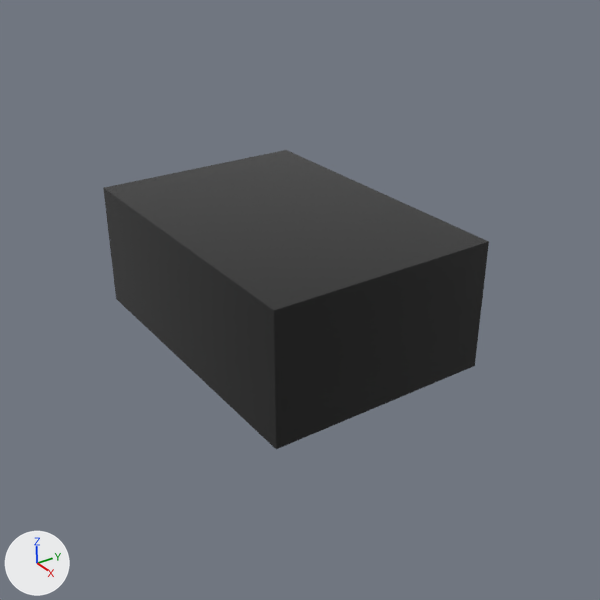
What one commit did to the Blender file cutter_demo.blend.
The view is the same before and after, from the file's camera 'Camera'. Every picture has the same lights, and +X, +Y and +Z are marked at lower left.
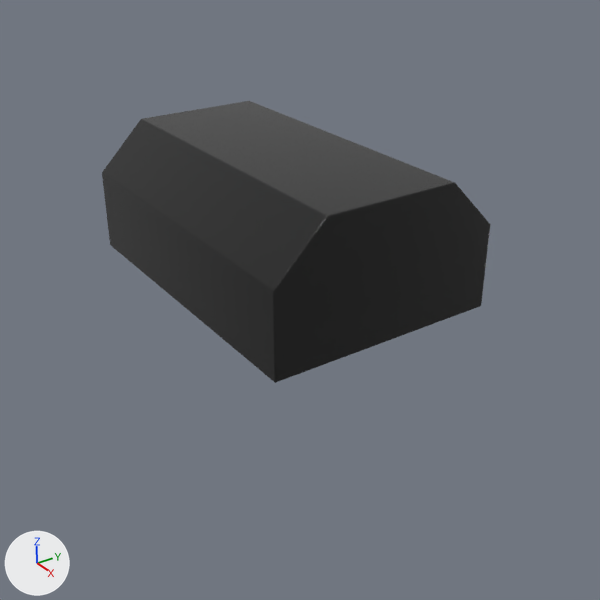
What differs and where, as boxes [x1, y1, x2, y2] in the pictures (600 x 600 px; the box of a moved part takes in the faces that stretch with it):
```json
{"object": "Cube", "change": "reshaped, modifiers changed", "before": [103, 150, 489, 449], "after": [102, 101, 491, 383]}
{"part": 1, "of": "me_cube", "change": "moved or reshaped", "before": [103, 150, 489, 449], "after": [102, 101, 491, 383]}
```

Edits to the scene script, one JSON object a line:
```json
{"block": "me_cube", "where": "# used by ob_cube; location = (0.0, 0.0, 0.0)"}
{"op": "remove", "block": "me_cube", "code": "me_cube.from_pydata(...)  # 8 vertices, 6 faces; spans x -1.0..1.0, y -0.7..0.7, z -0.4..0.4"}
{"op": "add", "block": "me_cube", "code": "me_cube.from_pydata(...)  # 12 vertices, 8 faces; spans x -1.0..1.0, y -0.7..0.7, z 0.0..0.8"}
{"block": "me_cube", "change": "me_cube part 1: the whole mesh is rebuilt"}
{"block": "me_cube", "change": "me_cube part 2: the surface is now shaded smooth"}
{"op": "add", "block": "ob_cube", "code": "_m = ob_cube.modifiers.new('Bevel', 'BEVEL')"}
{"op": "add", "block": "ob_cube", "code": "_m.width = 0.007"}
{"op": "add", "block": "ob_cube", "code": "_m.width_pct = 0.007"}
{"op": "add", "block": "ob_cube", "code": "_m.segments = 3"}
{"op": "add", "block": "ob_cube", "code": "_m.use_clamp_overlap = False"}
{"op": "add", "block": "ob_cube", "code": "_m.profile = 0.7"}
{"op": "add", "block": "ob_cube", "code": "_m.miter_outer = 'MITER_ARC'"}
{"op": "add", "block": "ob_cube", "code": "_m = ob_cube.modifiers.new('WeightedNormal', 'WEIGHTED_NORMAL')"}
{"op": "add", "block": "ob_cube", "code": "_m.keep_sharp = True"}
```
